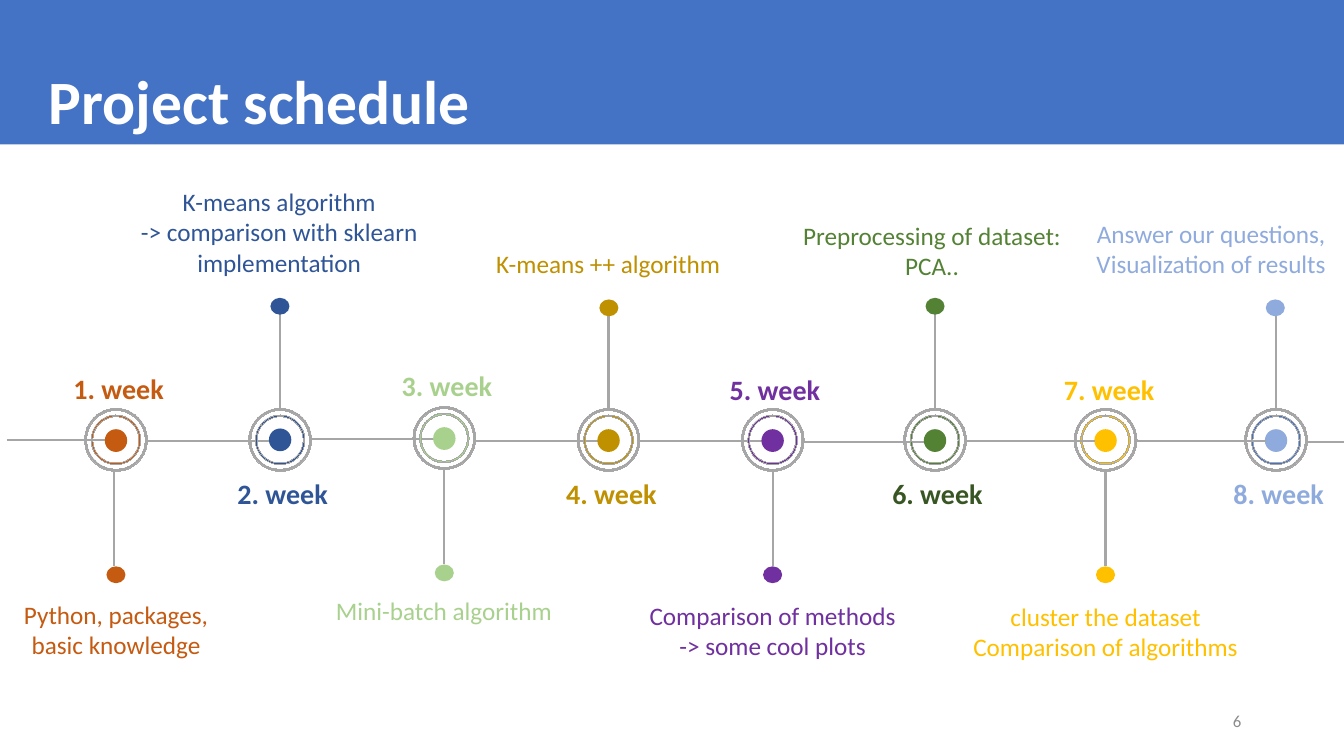
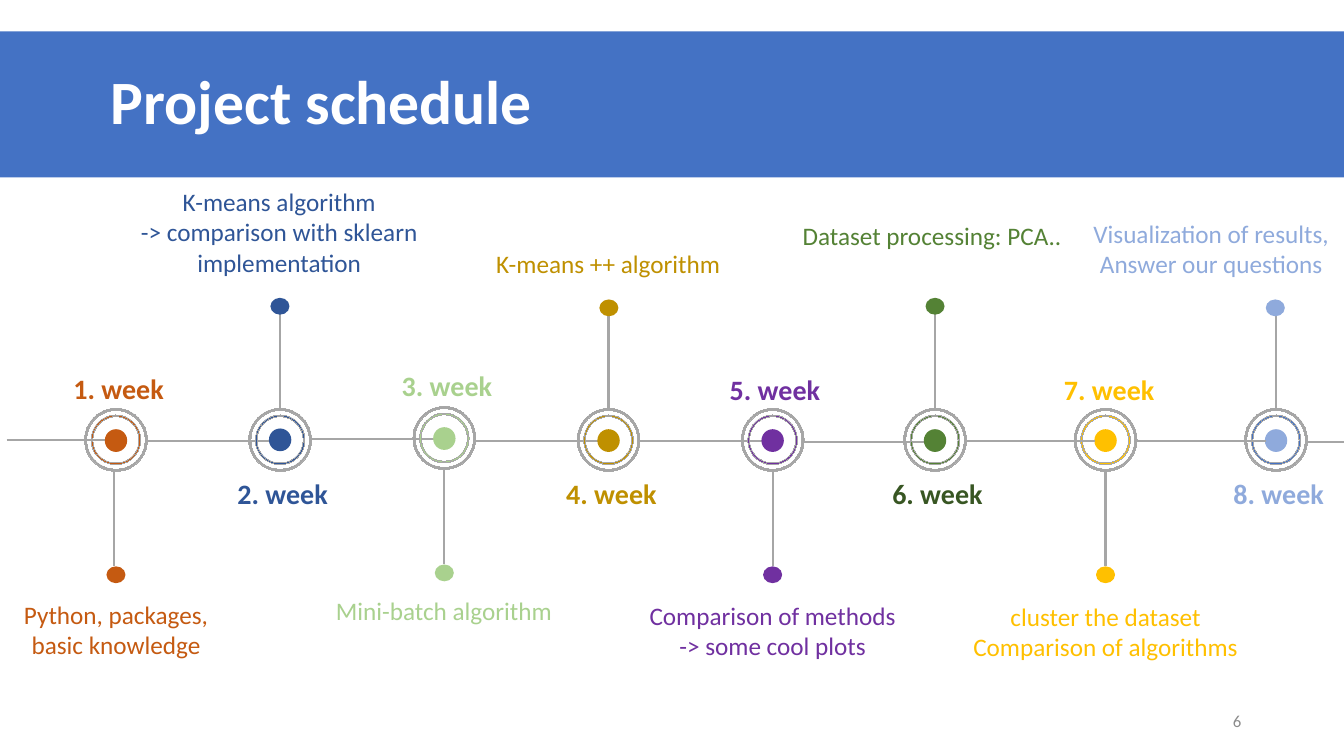
Before and after one commit to datascience-mobi/group-01-project-4-1, a slide deck: slide 6 of K-means clustering.pptx. Drawn at 1344x756 pixels with LibreOffice and Linux fonts; fonts in the diff are those of the drawing. Boxes give left, top, right and bottom in pixels: in the first picture for what was removed or moved away, otherwise in the second. Text is boxed around its words. In the diff, an @@ line names an element or a change of style, - is before the commit and + after.

```diff
--- a/K-means clustering.pptx
+++ b/K-means clustering.pptx
@@ rectangle removed at (0,0,1344,145) @@
@@ title "Project schedule": place and size @@
-title "Project schedule" at (49,80,470,135)
+title "Project schedule" at (0,31,1344,177)
@@ title "Project schedule" at (0,31,1344,177): fill none to #4472C4 @@
@@ text at (803,227,1061,250): text changed @@
-Preprocessing of dataset: PCA..
+Dataset processing: PCA..
@@ text at (1093,225,1328,277): text changed @@
-Answer our questions,
-Visualization of results
+Visualization of results,
+Answer our questions
```
Also in this commit, not shown: 6 other slides changed.
